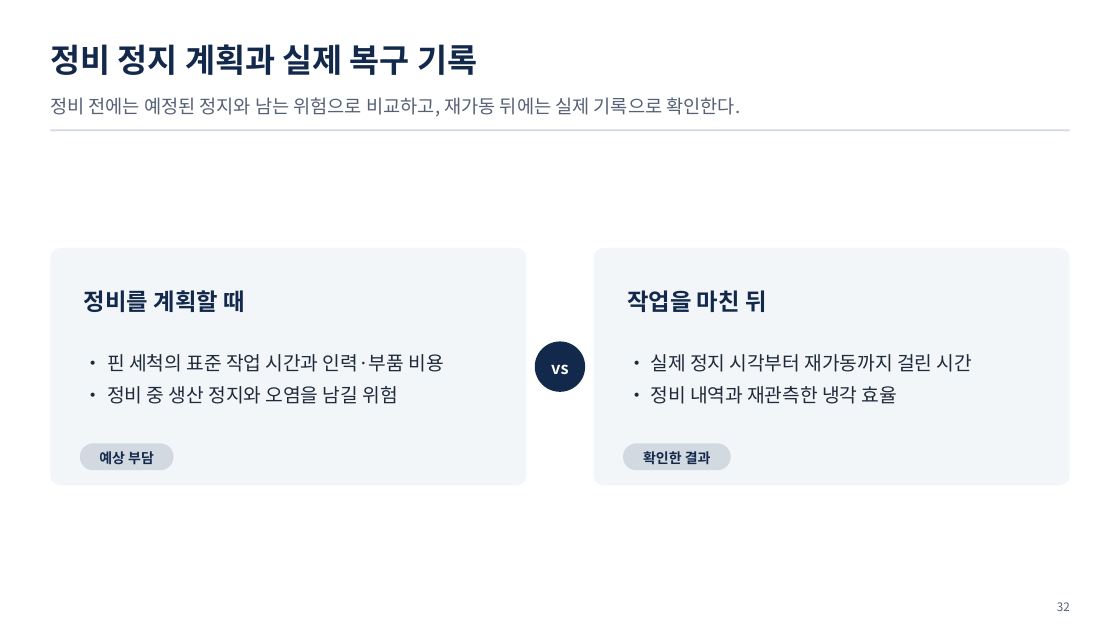
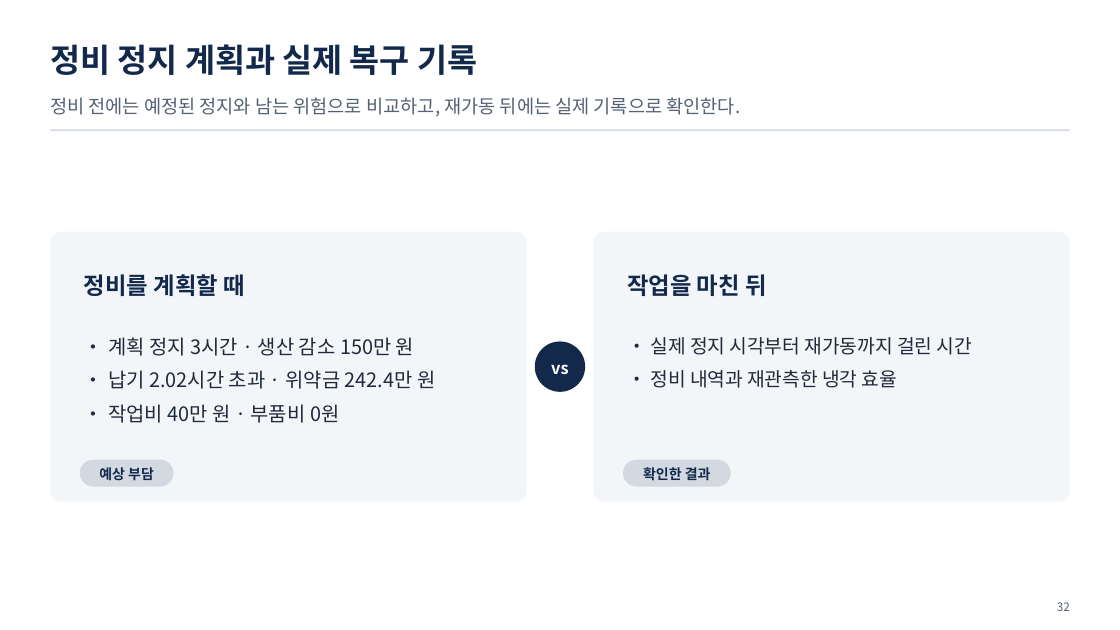
Before and after one commit to uengine-oss/hyd-iot-edu, a slide deck: slide 32 of workspace/강의제작/산출물/통합반/이론_오프라인/03회차/통합반_오프라인_03회차.pptx. Drawn at 1120x630 pixels with LibreOffice and Linux fonts; fonts in the diff are those of the drawing. Boxes give left, top, right and bottom in pixels: in the first picture for what was removed or moved away, otherwise in the second. Text is boxed around its words. In the diff, an @@ line names an element or a change of style, - is before the commit and + after.

```diff
--- a/workspace/강의제작/산출물/통합반/이론_오프라인/03회차/통합반_오프라인_03회차.pptx
+++ b/workspace/강의제작/산출물/통합반/이론_오프라인/03회차/통합반_오프라인_03회차.pptx
@@ rounded rectangle: place and size @@
-rounded rectangle at (50, 248, 527, 486)
+rounded rectangle at (50, 232, 527, 502)
@@ rounded rectangle: place and size @@
-rounded rectangle at (594, 248, 1070, 486)
+rounded rectangle at (594, 232, 1070, 502)
@@ text "정비를 계획할 때": place and size @@
-text "정비를 계획할 때" at (84, 290, 244, 312)
+text "정비를 계획할 때" at (84, 274, 244, 296)
@@ text "작업을 마친 뒤": place and size @@
-text "작업을 마친 뒤" at (627, 290, 766, 312)
+text "작업을 마친 뒤" at (627, 274, 766, 296)
@@ text "• 실제 정지 시각부터 재가동까지 ...": place and size @@
-text "• 실제 정지 시각부터 재가동까지 ..." at (651, 354, 972, 404)
+text "• 실제 정지 시각부터 재가동까지 ..." at (651, 337, 972, 388)
@@ text at (108, 337, 435, 423): text changed; size 16.5 to 17 pt @@
-• 핀 세척의 표준 작업 시간과 인력·부품 비용
-• 정비 중 생산 정지와 오염을 남길 위험
+• 계획 정지 3시간 · 생산 감소 150만 원
+• 납기 2.02시간 초과 · 위약금 242.4만 원
+• 작업비 40만 원 · 부품비 0원
@@ 2 texts, 2 rounded rectangles: place and size @@
-2 texts, 2 rounded rectangles at (80, 444, 731, 471)
+2 texts, 2 rounded rectangles at (80, 460, 731, 486)
```
Also in this commit, not shown: 13 other slides changed, 1 slide added, 9 other files.
